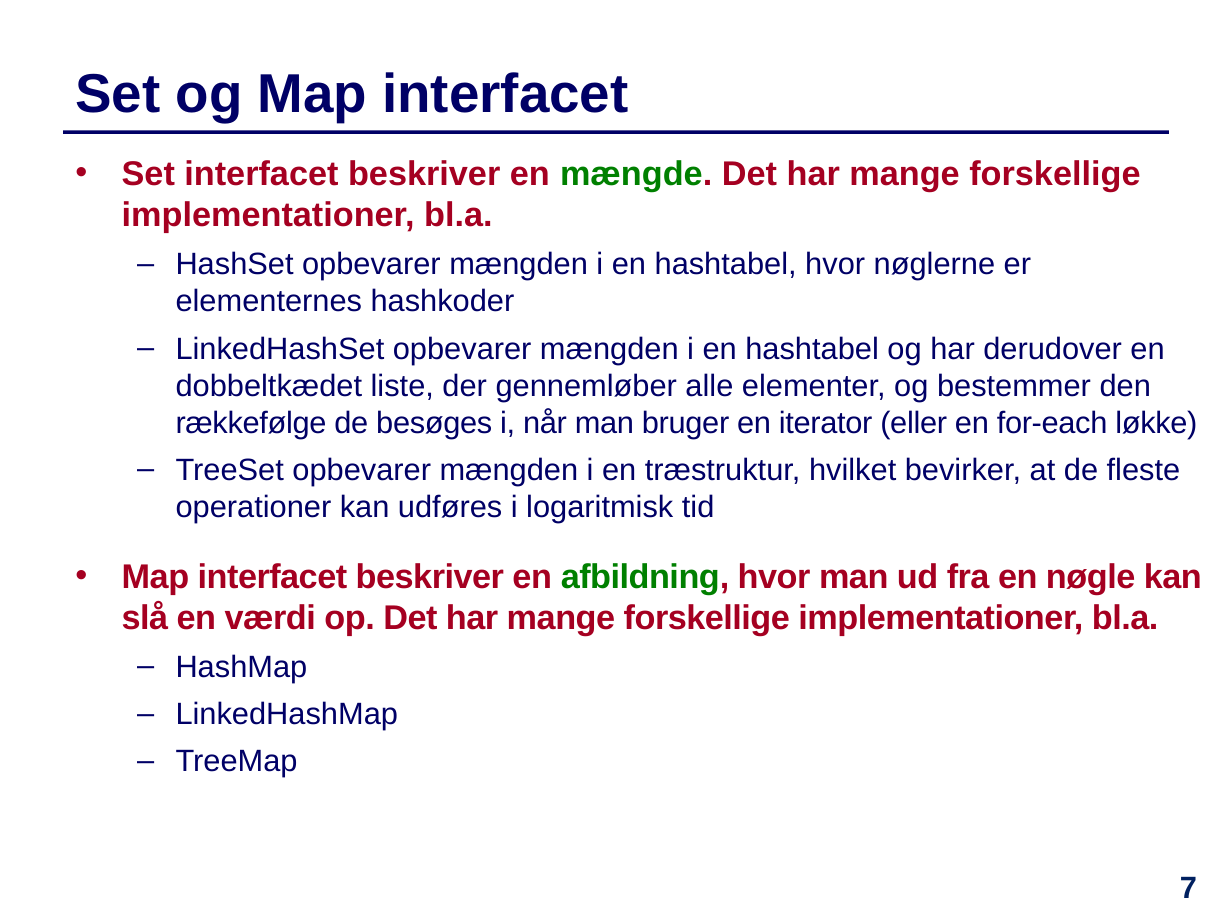
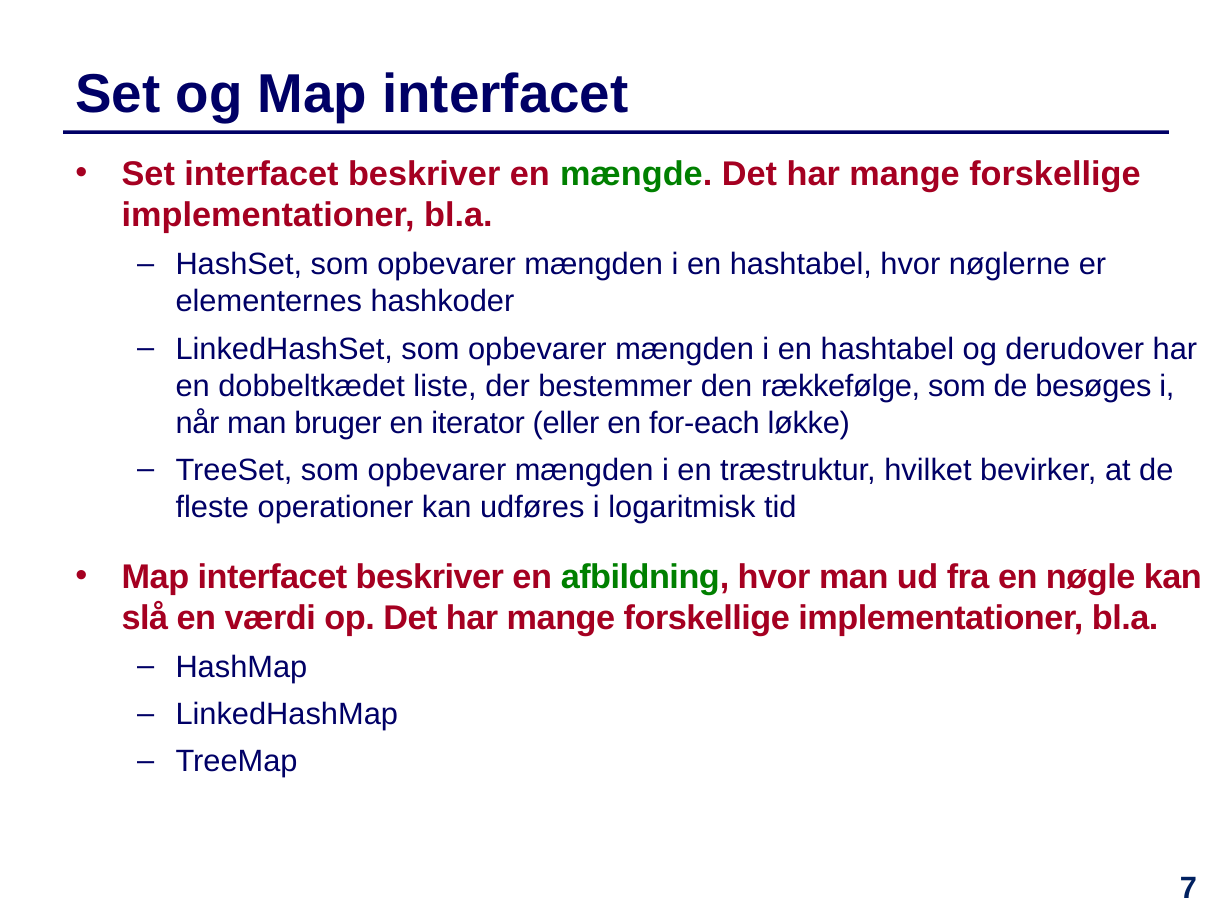
Before and after one commit to IntProgAU/Materiale, a slide deck: slide 7 of web/e21/uge_12/Slides-Uge12.pptx. Drawn at 1232x924 pixels with LibreOffice and Linux fonts; fonts in the diff are those of the drawing. Boxes give left, top, right and bottom in pixels: in the first picture for what was removed or moved away, otherwise in the second. Text is boxed around its words. In the diff, an @@ line names an element or a change of style, - is before the commit and + after.

```diff
--- a/web/e21/uge_12/Slides-Uge12.pptx
+++ b/web/e21/uge_12/Slides-Uge12.pptx
@@ text at box(176, 251, 1198, 522): text changed @@
-  – HashSet opbevarer mængden i en hashtabel, hvor nøglerne er elementernes hashkoder
-  – LinkedHashSet opbevarer mængden i en hashtabel og har derudover en dobbeltkædet liste, der gennemløber alle elementer, og bestemmer den rækkefølge de besøges i, når man bruger en iterator (eller en for-each løkke)
-  – TreeSet opbevarer mængden i en træstruktur, hvilket bevirker, at de fleste operationer kan udføres i logaritmisk tid
+  – HashSet, som opbevarer mængden i en hashtabel, hvor nøglerne er elementernes hashkoder
+  – LinkedHashSet, som opbevarer mængden i en hashtabel og derudover har en dobbeltkædet liste, der bestemmer den rækkefølge, som de besøges i, når man bruger en iterator (eller en for-each løkke)
+  – TreeSet, som opbevarer mængden i en træstruktur, hvilket bevirker, at de fleste operationer kan udføres i logaritmisk tid
```
Also in this commit, not shown: 13 other slides changed, 1 slide added, 1 other file.
